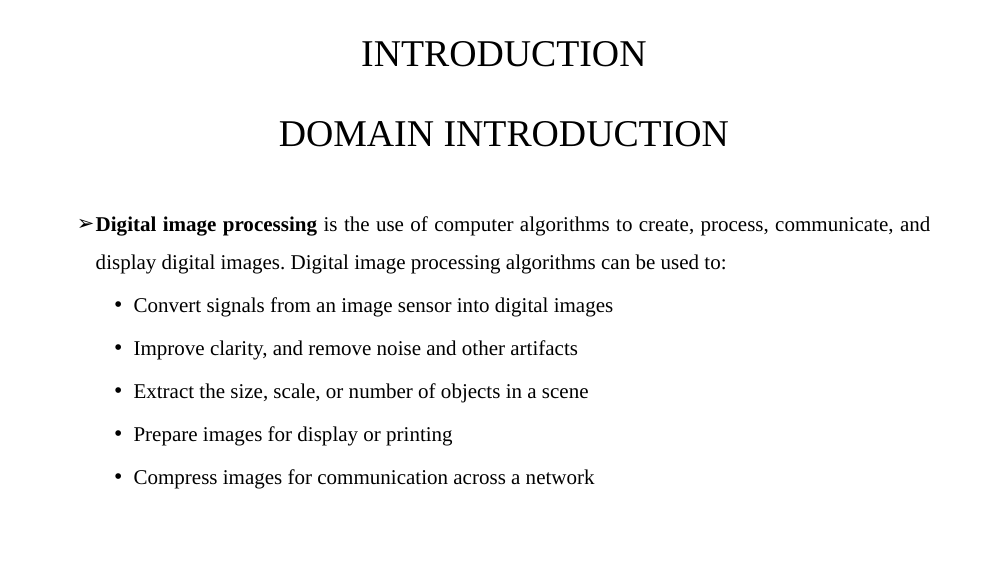
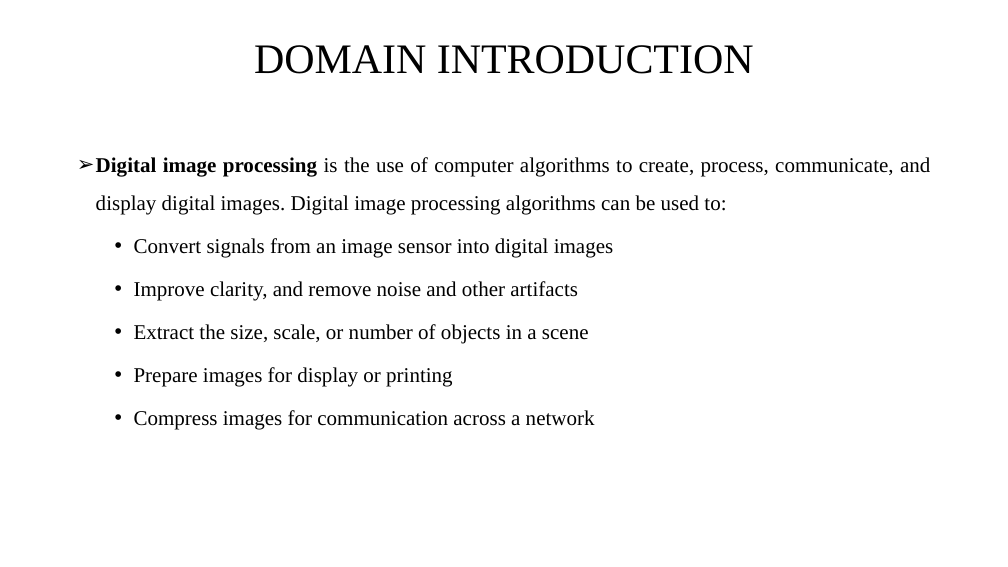
Before and after one commit to DhanalakshmiKandasamy/cfiles, a slide deck: slide 4 of PROJ8384.pptx. Drawn at 1008x567 pixels with LibreOffice and Linux fonts; fonts in the diff are those of the drawing. Boxes give left, top, right and bottom in pixels: in the first picture for what was removed or moved away, otherwise in the second. Text is boxed around its words. In the diff, an @@ line names an element or a change of style, - is before the commit and + after.

```diff
--- a/PROJ8384.pptx
+++ b/PROJ8384.pptx
@@ title at [254,45,754,74]: text changed; size 36 to 40 pt @@
-INTRODUCTION
+DOMAIN INTRODUCTION
@@ text "Digital image processing is the ...": place and size @@
-text "Digital image processing is the ..." at [96,121,930,489]
+text "Digital image processing is the ..." at [96,157,930,430]
@@ text at [279,121,729,147]: paragraph removed @@
-DOMAIN INTRODUCTION
```
Also in this commit, not shown: 11 other slides changed, 1 slide added, 3 slides removed, 5 other files.
